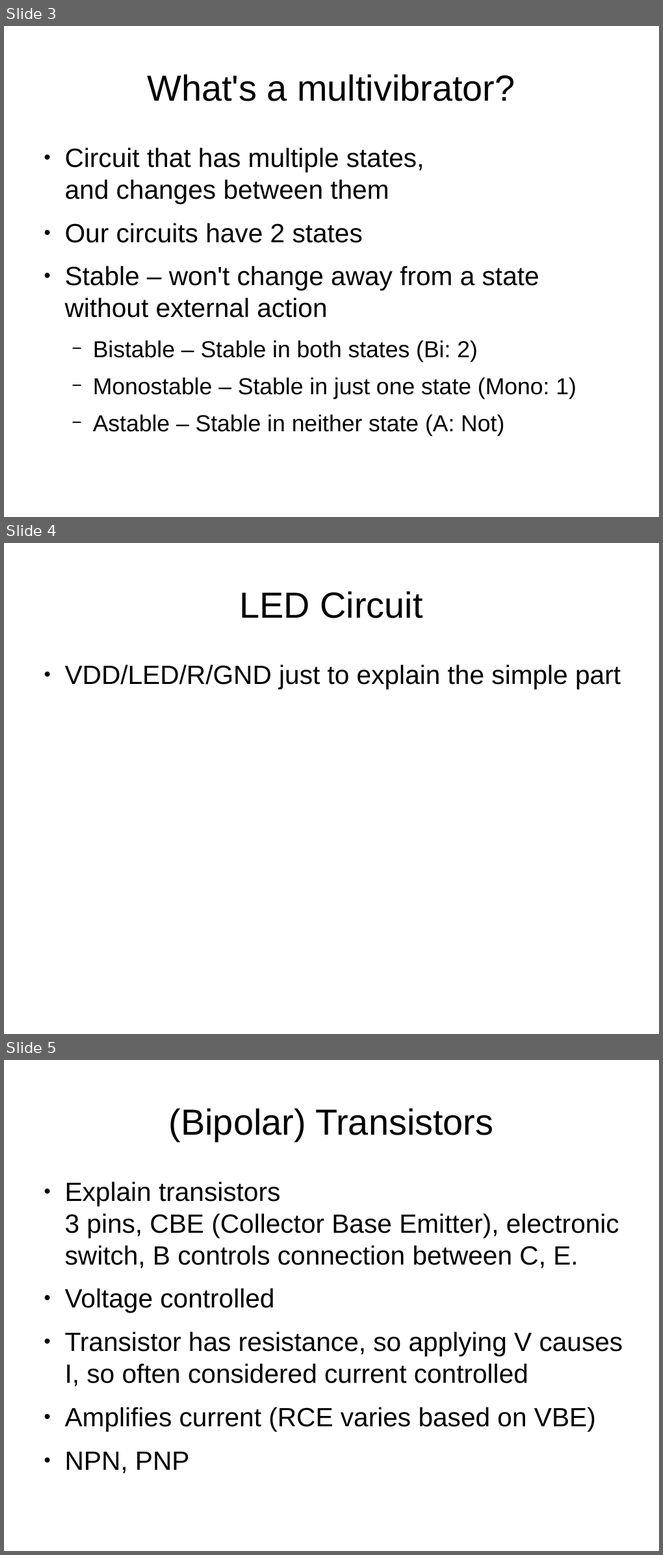
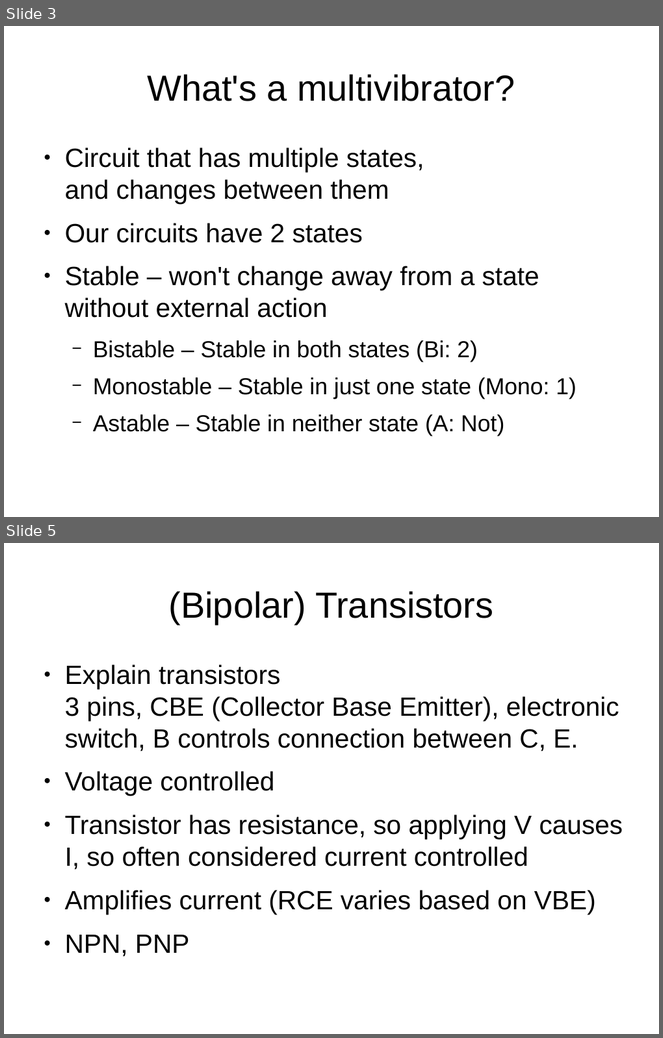
Before and after one commit to swarren/presentations, a slide deck: lcs-multivibrators/lcs-multivibrators.odp. Shown one above the other, each under a label of ours: slides 3, 4 and 5 before the commit, slides 3 and 5 after it; the slides between them are not shown. The pictures are 663x1555 and 663x1038 pixels, drawn with LibreOffice and Linux fonts; fonts in the diff are those of the drawing; background and template pictures are left out. Boxes give left, top, right and bottom in pixels: in the first picture for what was removed or moved away, otherwise in the second. Text is boxed around its words. In the diff, an @@ line names an element or a change of style, - is before the commit and + after.

```diff
--- a/lcs-multivibrators/lcs-multivibrators.odp
+++ b/lcs-multivibrators/lcs-multivibrators.odp
@@ slide 4 removed at box(4, 543, 659, 1034), background #FFFFFF @@
@@ title removed at box(240, 591, 423, 618) @@
-LED Circuit
@@ text removed at box(65, 665, 621, 689) @@
-● VDD/LED/R/GND just to explain the simple part
```
Also in this commit, not shown: 3 slides changed, 2 slides added, 1 other slide removed, 10 other files.
